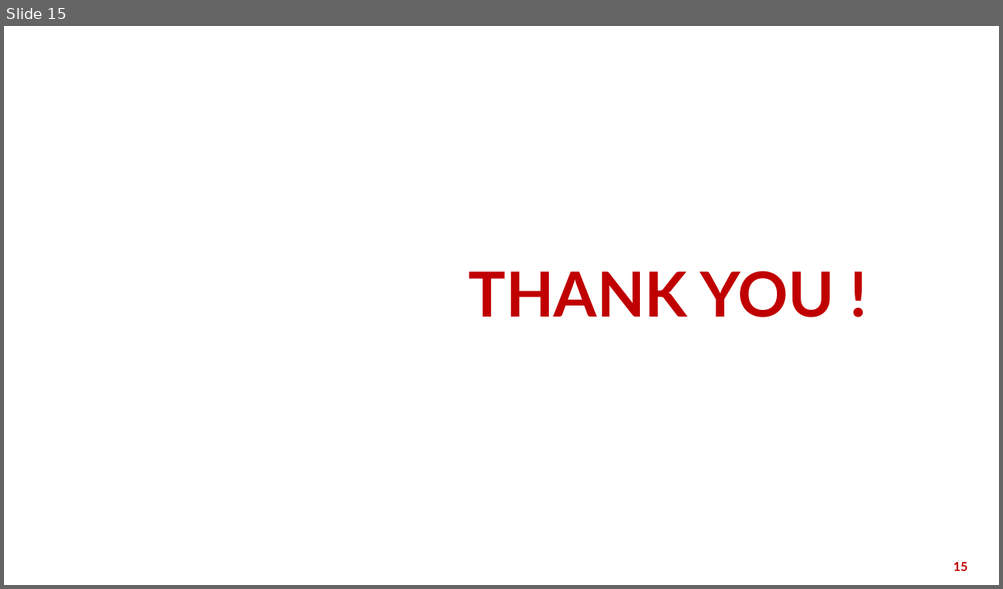
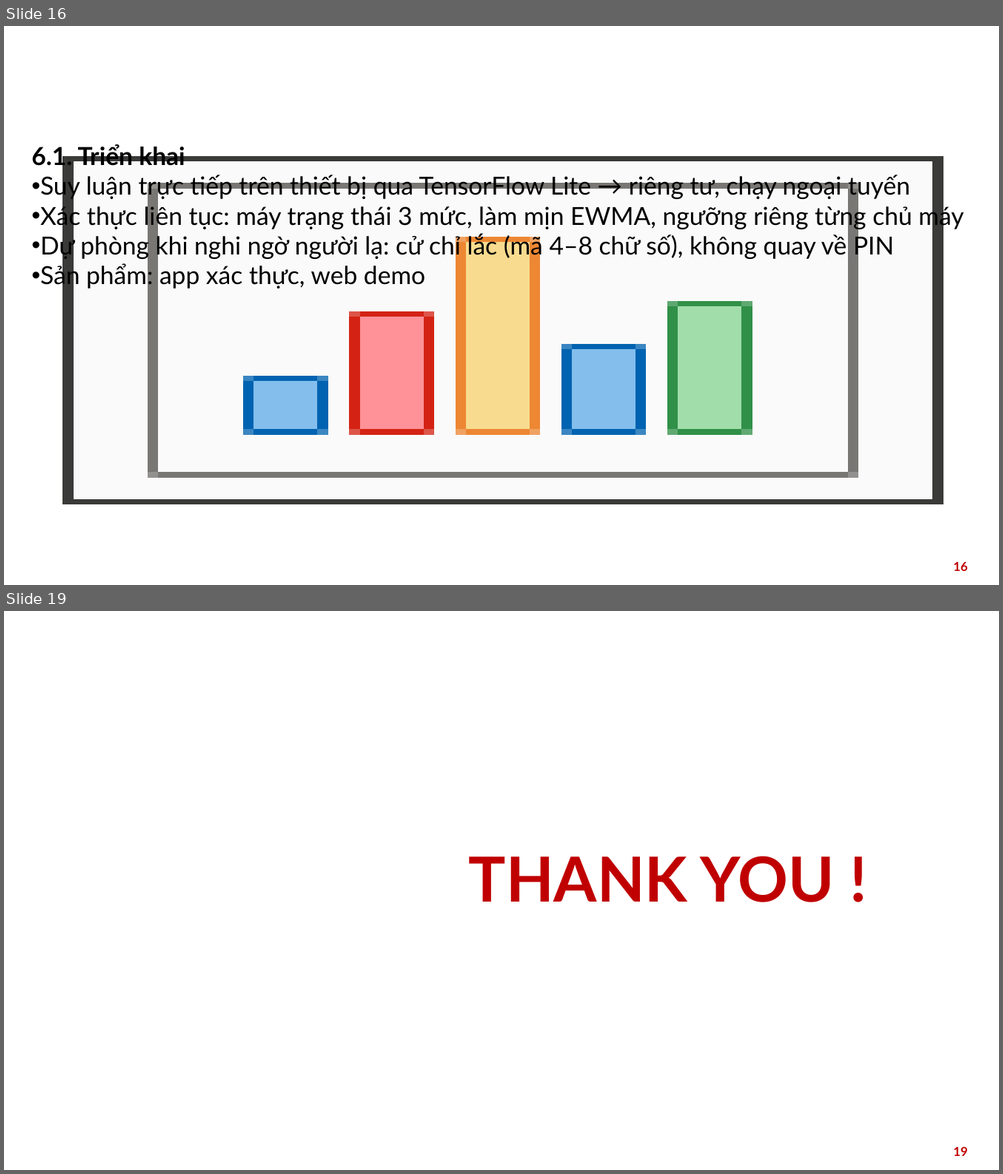
Before and after one commit to MaiVanDang/DATN, a slide deck: 20225699_MaiVanDang_20252.pptx. Shown one above the other, each under a label of ours: slide 15 before the commit, slides 16 and 19 after it; the slides between them are not shown. The pictures are 1003x589 and 1003x1174 pixels, drawn with LibreOffice and Linux fonts; fonts in the diff are those of the drawing; background and template pictures are left out. Boxes give left, top, right and bottom in pixels: in the first picture for what was removed or moved away, otherwise in the second. Text is boxed around its words. In the diff, an @@ line names an element or a change of style, - is before the commit and + after.

```diff
--- a/20225699_MaiVanDang_20252.pptx
+++ b/20225699_MaiVanDang_20252.pptx
@@ slide 16 added at (4, 26, 999, 585), background picture (left out) @@
@@ title added at (31, 144, 185, 199), 28 pt, text #FFFFFF, bold @@
+6. Triển khai & kết luận
@@ text added at (31, 147, 963, 289), 24 pt, text #000000 @@
+6.1. Triển khai
+• Suy luận trực tiếp trên thiết bị qua TensorFlow Lite → riêng tư, chạy ngoại tuyến
+• Xác thực liên tục: máy trạng thái 3 mức, làm mịn EWMA, ngưỡng riêng từng chủ máy
+• Dự phòng khi nghi ngờ người lạ: cử chỉ lắc (mã 4–8 chữ số), không quay về PIN
+• Sản phẩm: app xác thực, web demo
@@ page number added at (953, 562, 967, 571), 12 pt, text #C00000, bold @@
+16
@@ what was slide 15 is now slide 19 @@
@@ page number at (953, 1147, 967, 1156): text changed @@
-15
+19
```
Also in this commit, not shown: 4 slides changed, 9 other slides added, 6 slides removed, 2 other files.
